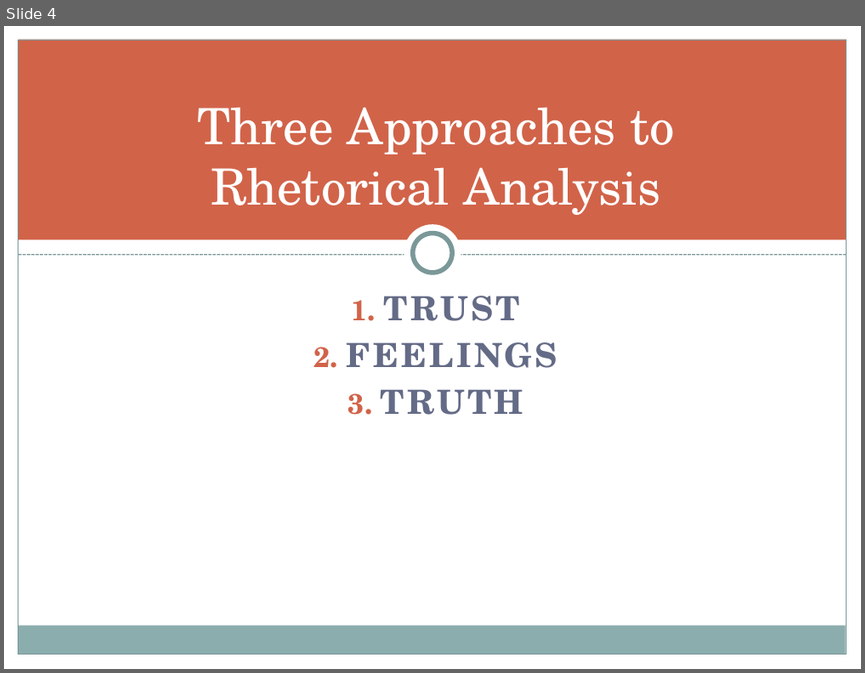
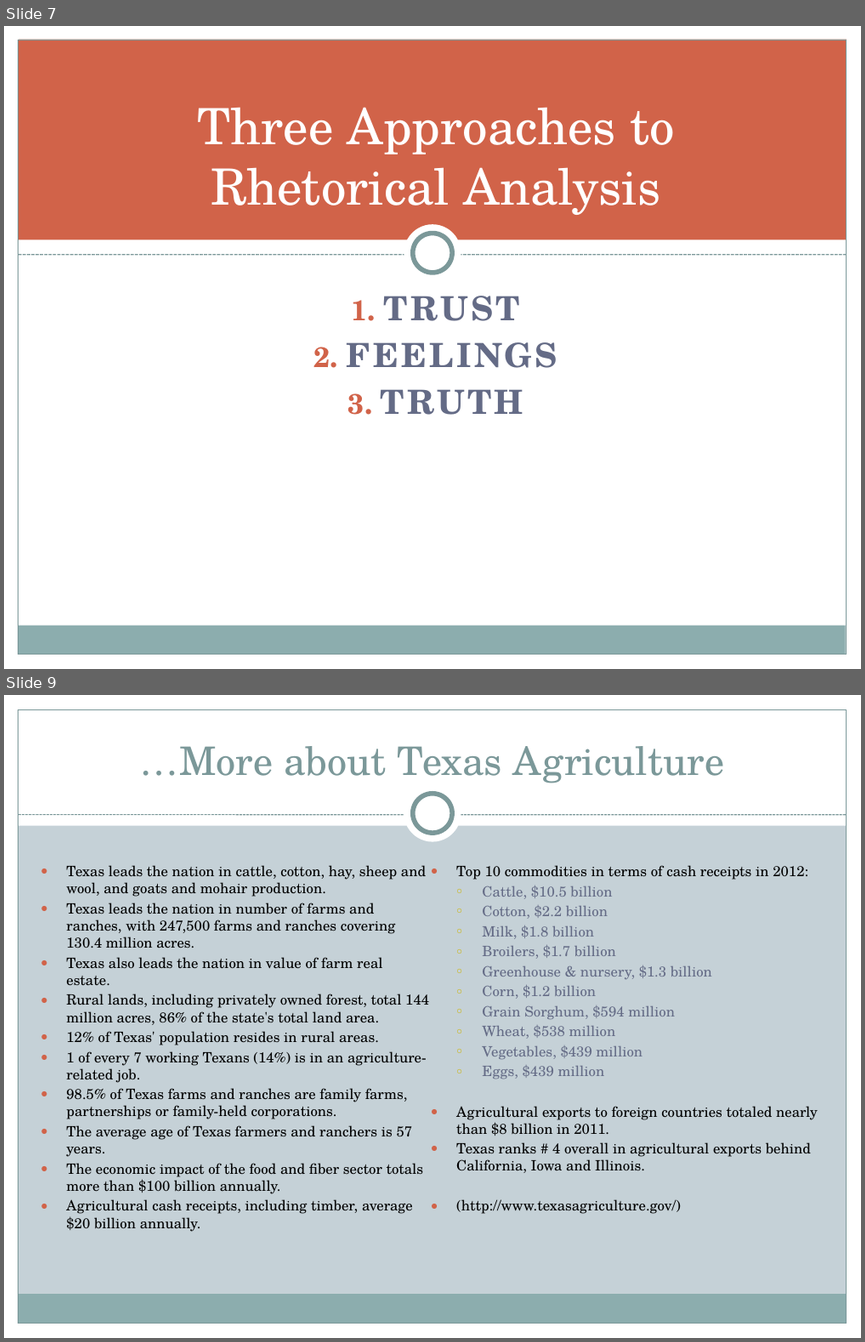
Before and after one commit to halperta/halperta.github.io, a slide deck: rhe306-spring2014/documents/ethosLecture.pptx. Shown one above the other, each under a label of ours: slide 4 before the commit, slides 7 and 9 after it; the slides between them are not shown. The pictures are 865x673 and 865x1342 pixels, drawn with LibreOffice and Linux fonts; fonts in the diff are those of the drawing. Boxes give left, top, right and bottom in pixels: in the first picture for what was removed or moved away, otherwise in the second. Text is boxed around its words. In the diff, an @@ line names an element or a change of style, - is before the commit and + after.

```diff
--- a/rhe306-spring2014/documents/ethosLecture.pptx
+++ b/rhe306-spring2014/documents/ethosLecture.pptx
@@ slide 9 added at (4, 695, 861, 1338), background #C5D1D7; not listed: 3 template elements that a slide beside it also shows @@
@@ rectangle added at (4, 695, 861, 825), fill #FFFFFF @@
@@ rectangle added at (4, 695, 18, 1338), fill #FFFFFF @@
@@ rectangle added at (846, 695, 861, 1338), fill #FFFFFF @@
@@ title added at (140, 746, 724, 783), 33 pt, text #7C999A @@
+…More about Texas Agriculture
@@ ellipse added at (404, 785, 461, 842), fill #FFFFFF @@
@@ ellipse added at (413, 794, 452, 833), fill #FFFFFF, outline #7C999A 4 pt @@
@@ line added from (18, 815) to (846, 815), #7C999A 0.75 pt dashed @@
@@ text added at (66, 865, 817, 1231), 12 pt, text #000000 @@
+● Texas leads the nation in cattle, cotton, hay, sheep and wool, and goats and mohair production.
+● Texas leads the nation in number of farms and ranches, with 247,500 farms and ranches covering 130.4 million acres.
+● Texas also leads the nation in value of farm real estate.
+● Rural lands, including privately owned forest, total 144 million acres, 86% of the state's total land area.
+● 12% of Texas' population resides in rural areas.
+● 1 of every 7 working Texans (14%) is in an agriculture-related job.
+● 98.5% of Texas farms and ranches are family farms, partnerships or family-held corporations.
+● The average age of Texas farmers and ranchers is 57 years.
+● The economic impact of the food and fiber sector totals more than $100 billion annually.
+● Agricultural cash receipts, including timber, average $20 billion annually.
+● Top 10 commodities in terms of cash receipts in 2012:
+  ○ Cattle, $10.5 billion
+  ○ Cotton, $2.2 billion
+  ○ Milk, $1.8 billion
+  ○ Broilers, $1.7 billion
+  ○ Greenhouse & nursery, $1.3 billion
+  ○ Corn, $1.2 billion
+  ○ Grain Sorghum, $594 million
+  ○ Wheat, $538 million
+  ○ Vegetables, $439 million
+  ○ Eggs, $439 million
+● Agricultural exports to foreign countries totaled nearly than $8 billion in 2011.
+● Texas ranks # 4 overall in agricultural exports behind California, Iowa and Illinois.
+● (http://www.texasagriculture.gov/)
@@ what was slide 4 is now slide 7 @@
```
Also in this commit, not shown: 2 slides changed, 11 other slides added, 8 slides removed, 2 other files.
